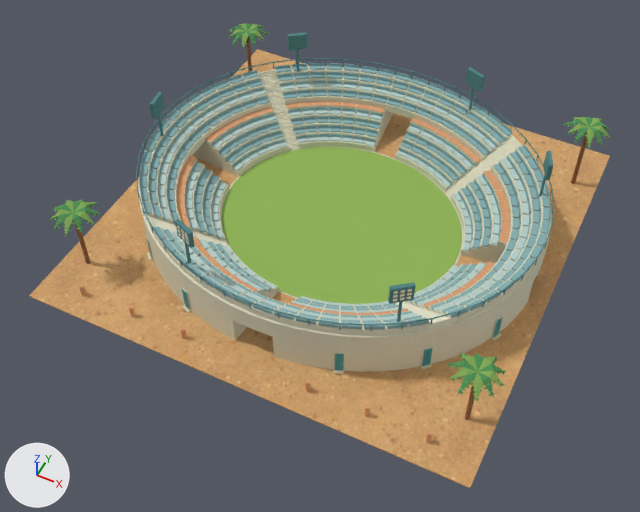
Before and after pictures for a commit that changed the glTF model game/assets/desert-dreams-3d/215-blender.glb.
Camera for both pictures: a 50 mm lens placed at (37.6, -81.9, 93.2), pointed at (0.7, -8.0, 0.8). The lights are fixed; the arrows at lower left show +X, +Y and +Z. The older version comes first. Objects named as collision shapes, trigger or cutter boxes, shadow casters or lower levels of detail are left out.

The first picture shows 'open-oval-teal-seating-stadium foliage.002', 'open-oval-teal-seating-stadium leaflight.002', 'open-oval-teal-seating-stadium portico', 'open-oval-teal-seating-stadium sand.001 • desert-sand', 'open-oval-teal-seating-stadium stadium_frame', 'open-oval-teal-seating-stadium stadium_seat', 'open-oval-teal-seating-stadium stadium_seat_light', 'open-oval-teal-seating-stadium stadium_step', 'open-oval-teal-seating-stadium stadium_wall • stucco', 'open-oval-teal-seating-stadium turf', 'open-oval-teal-seating-stadium wood.001', 'open-oval-teal-seating-stadium wood_light.001' and 4 more.
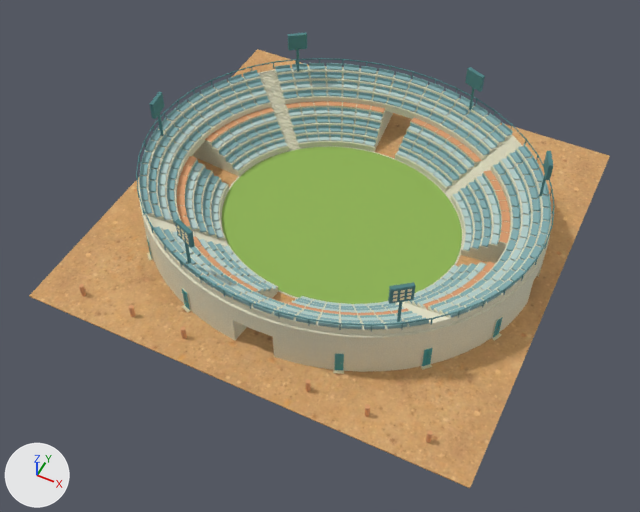
Changed parts and their boxes (x1, y1, x2, y2) in the pictures (640 x 512 px):
'open-oval-teal-seating-stadium foliage.002', deleted
    before: (50, 24, 610, 401)
'open-oval-teal-seating-stadium leaflight.002', deleted
    before: (51, 23, 609, 402)
'open-oval-teal-seating-stadium wood.001', deleted
    before: (74, 36, 588, 420)
'open-oval-teal-seating-stadium wood_light.001', deleted
    before: (75, 39, 587, 420)

Patch to the scene script:
```diff
--- a/game/assets/desert-dreams-3d/215-blender.glb.py
+++ b/game/assets/desert-dreams-3d/215-blender.glb.py
@@ ob_open_oval_teal_seating_stadium_foliage_002 @@
-ob_open_oval_teal_seating_stadium_foliage_002 = bpy.data.objects.new('open-oval-teal-seating-stadium foliage.002', me_palm_leaflets_002)
-ob_open_oval_teal_seating_stadium_foliage_002.location = (0.0, 0.0, 0.0)
@@ ob_open_oval_teal_seating_stadium_leaflight_002 @@
-ob_open_oval_teal_seating_stadium_leaflight_002 = bpy.data.objects.new('open-oval-teal-seating-stadium leaflight.002', me_broad_faceted_palm_frond)
-ob_open_oval_teal_seating_stadium_leaflight_002.location = (0.0, 0.0, 0.0)
@@ ob_open_oval_teal_seating_stadium_wood_001 @@
-ob_open_oval_teal_seating_stadium_wood_001 = bpy.data.objects.new('open-oval-teal-seating-stadium wood.001', me_cylinder_014)
-ob_open_oval_teal_seating_stadium_wood_001.location = (0.0, 0.0, 0.0)
@@ ob_open_oval_teal_seating_stadium_wood_light_001 @@
-ob_open_oval_teal_seating_stadium_wood_light_001 = bpy.data.objects.new('open-oval-teal-seating-stadium wood_light.001', me_cylinder_015)
-ob_open_oval_teal_seating_stadium_wood_light_001.location = (0.0, 0.0, 0.0)
```
